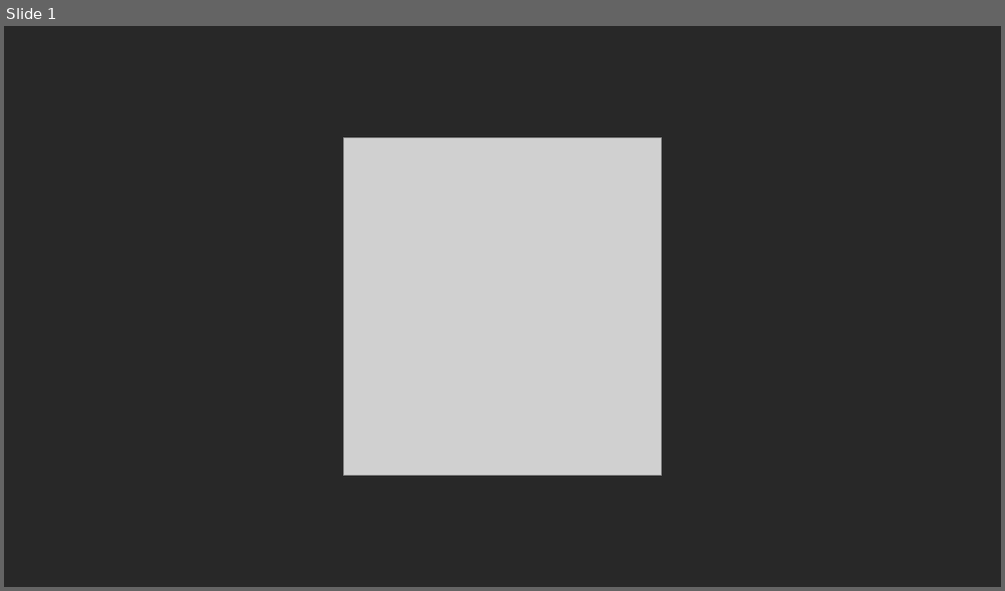
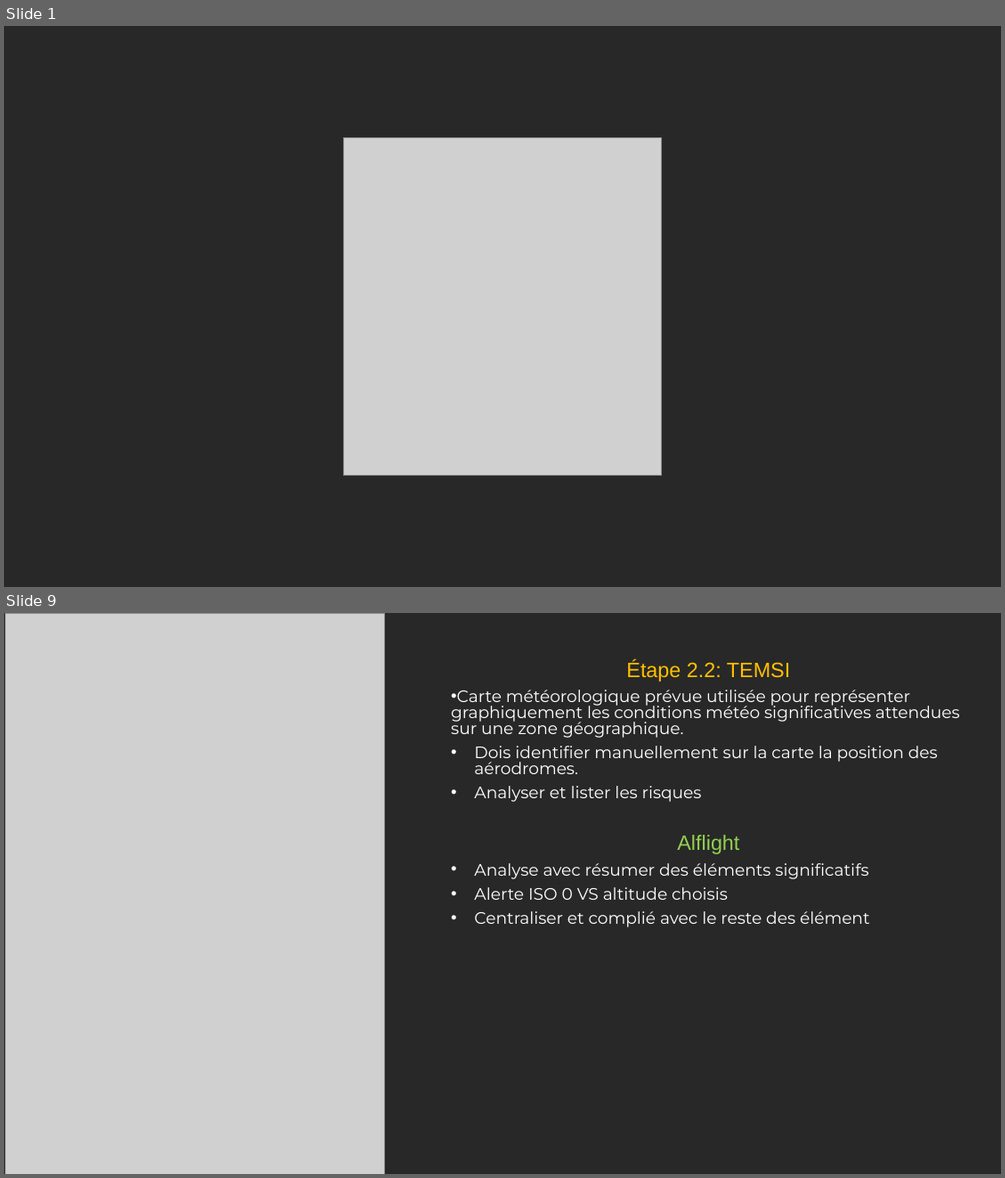
Before and after one commit to Ne0hermes/alflight, a slide deck: ALFlight_Presentation_Complete.pptx. Shown one above the other, each under a label of ours: slide 1 before the commit, slides 1 and 9 after it; the slides between them are not shown. The pictures are 1005x591 and 1005x1178 pixels, drawn with LibreOffice and Linux fonts; fonts in the diff are those of the drawing; grey boxes stand for pictures. Boxes give left, top, right and bottom in pixels: in the first picture for what was removed or moved away, otherwise in the second. Text is boxed around its words. In the diff, an @@ line names an element or a change of style, - is before the commit and + after.

```diff
--- a/ALFlight_Presentation_Complete.pptx
+++ b/ALFlight_Presentation_Complete.pptx
@@ slide 9 added at (4, 613, 1001, 1174), background #282828 @@
@@ picture added at (6, 613, 385, 1174) @@
@@ text added at (451, 660, 960, 927), 16 pt, text #FFFFFF @@
+Étape 2.2: TEMSI
+• Carte météorologique prévue utilisée pour représenter graphiquement les conditions météo significatives attendues sur une zone géographique.
+• Dois identifier manuellement sur la carte la position des aérodromes.
+• Analyser et lister les risques
+Alflight
+• Analyse avec résumer des éléments significatifs
+• Alerte ISO 0 VS altitude choisis
+• Centraliser et complié avec le reste des élément
```
Also in this commit, not shown: 29 slides changed, 4 other slides added, 1 slide removed, 34 other files.
